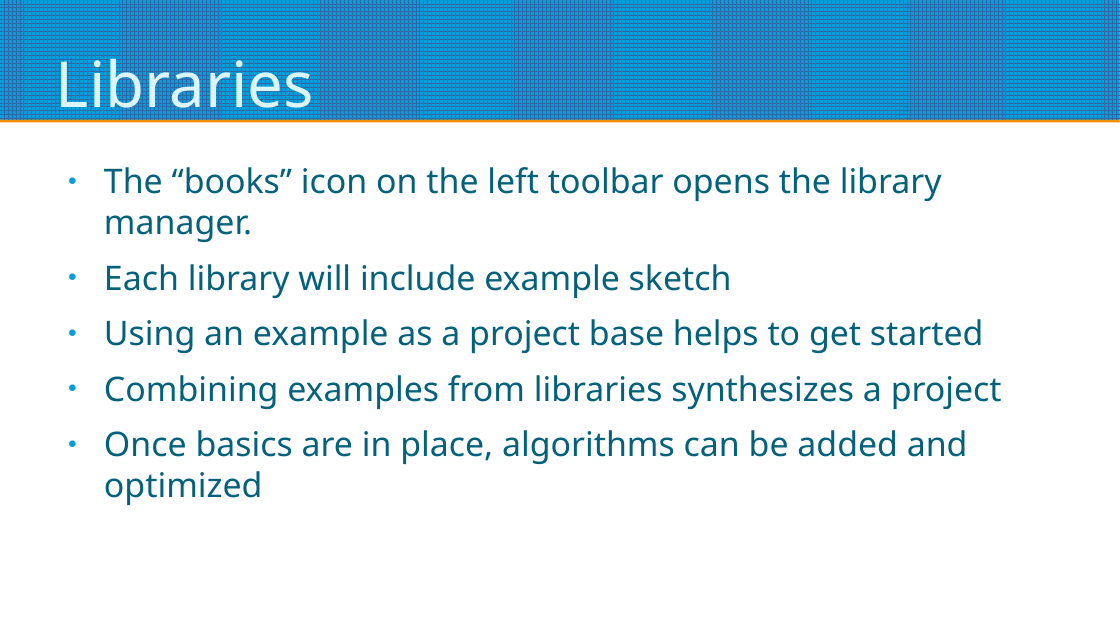
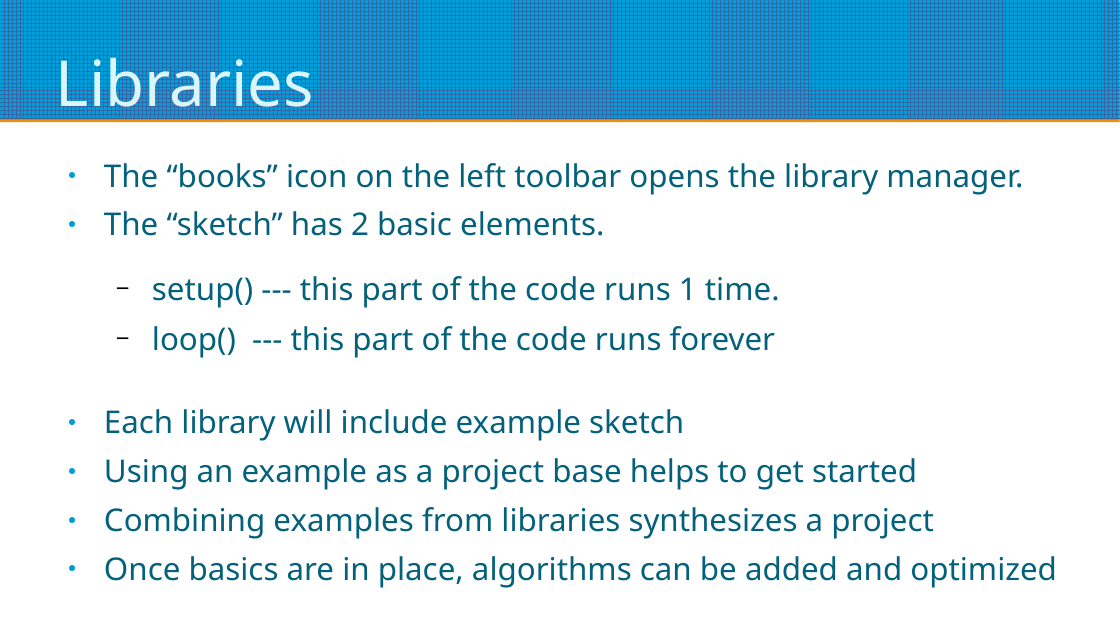
Before and after one commit to bpguy/gps_grid_sq_lcd, a slide deck: slide 6 of Arduino Basics.pptx. Drawn at 1120x630 pixels with LibreOffice and Linux fonts; fonts in the diff are those of the drawing. Boxes give left, top, right and bottom in pixels: in the first picture for what was removed or moved away, otherwise in the second. Text is boxed around its words. In the diff, an @@ line names an element or a change of style, - is before the commit and + after.

Commit message:
Update Arduino Basics.pptx
fixed typos

```diff
--- a/Arduino Basics.pptx
+++ b/Arduino Basics.pptx
@@ text at [104,163,1057,588]: size 24 to 22.2 pt in "The “books” icon on the left toolbar ...", "Each library will include example sketch", "Using an example as a project base ...", "Combining examples from libraries synthesizes a project" and 1 more places; line spacing 1 to 0.9 @@
@@ text at [104,211,780,358]: paragraphs added @@
+● The “sketch” has 2 basic elements.
+  − setup() --- this part of the code runs 1 time.
+  − loop() --- this part of the code runs forever
```
Also in this commit, not shown: 12 other slides changed, 5 slides added, 1 slide removed.
